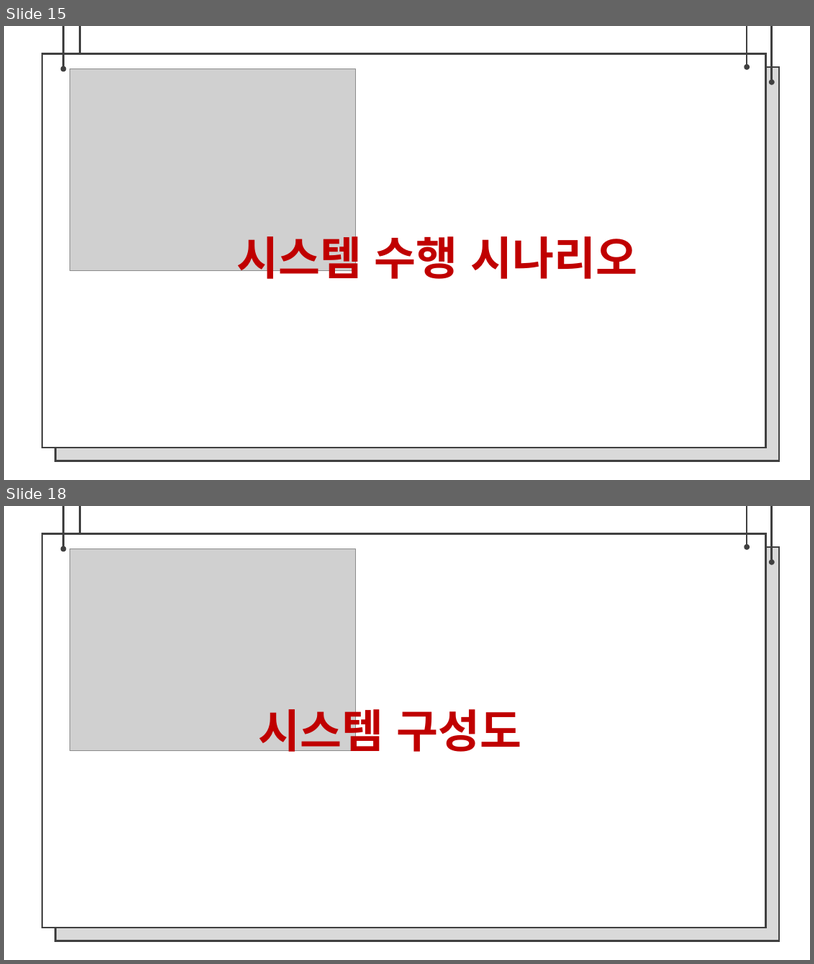
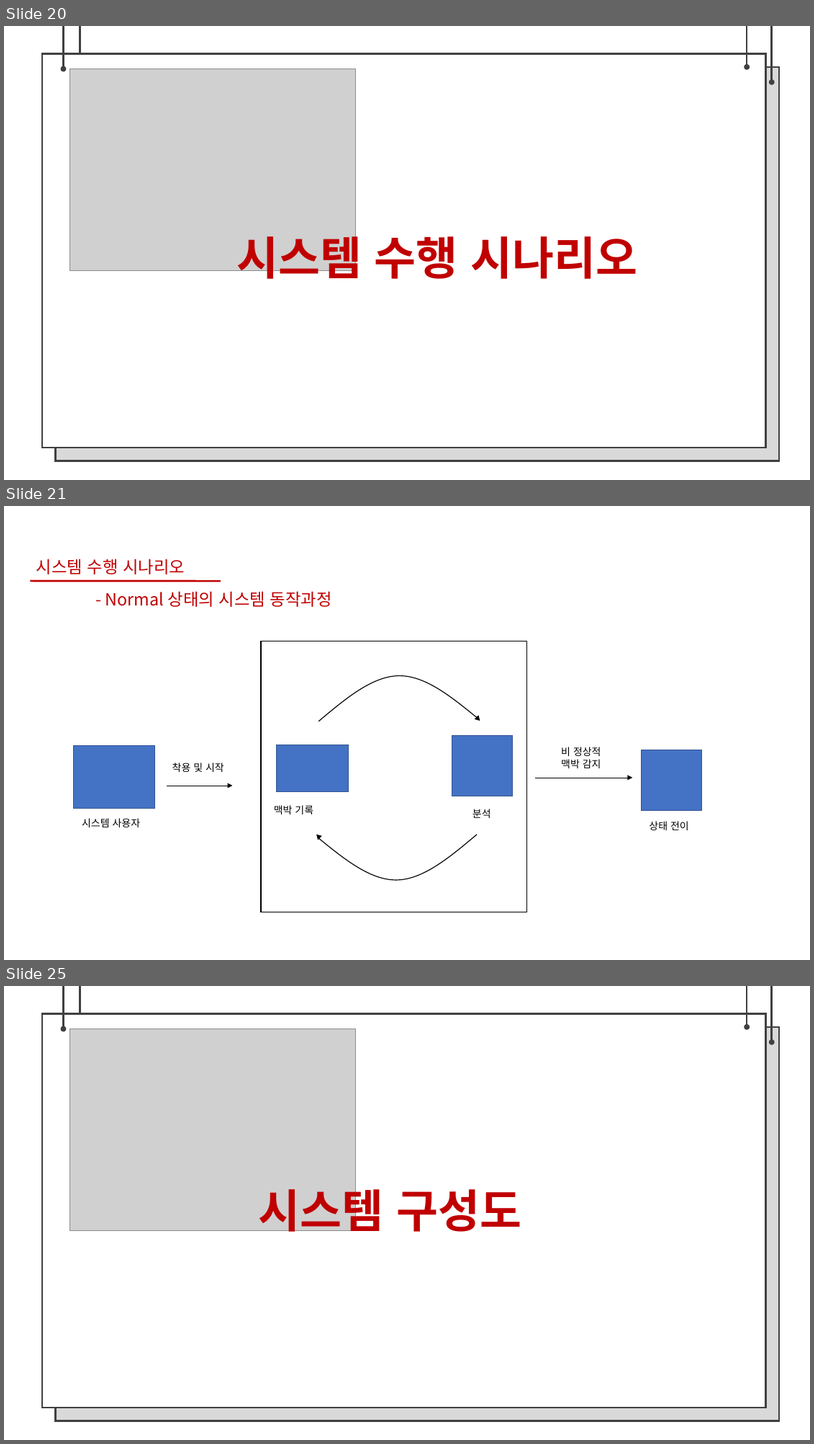
Before and after one commit to bajahoe/gitchana, a slide deck: 제안서 팀장 조동윤, 팀원 임종운.pptx. Shown one above the other, each under a label of ours: slides 15 and 18 before the commit, slides 20, 21 and 25 after it; the slides between them are not shown. The pictures are 814x964 and 814x1444 pixels, drawn with LibreOffice and Linux fonts; fonts in the diff are those of the drawing; grey boxes stand for pictures; background and template pictures are left out. Boxes give left, top, right and bottom in pixels: in the first picture for what was removed or moved away, otherwise in the second. Text is boxed around its words. In the diff, an @@ line names an element or a change of style, - is before the commit and + after.

Commit message:
ppt 내용 세부 수정
상태별 시나리오, 구성도 변경, 상태별 설명 추가

```diff
--- a/제안서 팀장 조동윤, 팀원 임종운.pptx
+++ b/제안서 팀장 조동윤, 팀원 임종운.pptx
@@ slide 21 added at bbox=[4, 506, 810, 960], background #FFFFFF @@
@@ text added at bbox=[36, 559, 185, 574], 20 pt, text #C00000 @@
+시스템 수행 시나리오
@@ line added from (30, 581) to (221, 581), #C00000 2.25 pt @@
@@ text added at bbox=[106, 591, 332, 607], 20 pt, text #C00000 @@
+- Normal 상태의 시스템 동작과정
@@ rectangle added at bbox=[261, 641, 527, 912], outline #000000 1 pt @@
@@ freeform shape added at bbox=[319, 676, 477, 721], outline #000000 1 pt @@
@@ triangle added at bbox=[476, 716, 481, 720], fill #000000, outline #000000 1 pt @@
@@ rectangle added at bbox=[453, 735, 513, 795], fill #4472C4, outline #325491 1 pt @@
@@ rectangle added at bbox=[74, 746, 154, 808], fill #4472C4, outline #325491 1 pt @@
@@ text added at bbox=[172, 762, 224, 772], 12 pt, text #000000 @@
+착용 및 시작
@@ rectangle added at bbox=[277, 745, 349, 792], fill #4472C4, outline #325491 1 pt @@
@@ text added at bbox=[561, 746, 602, 768], 12 pt, text #000000 @@
+비 정상적
+맥박 감지
@@ rectangle added at bbox=[642, 750, 702, 811], fill #4472C4, outline #325491 1 pt @@
@@ arrow added from (167, 785) to (233, 785), #000000 0.5 pt @@
@@ arrow added from (535, 777) to (633, 777), #000000 0.5 pt @@
@@ text added at bbox=[274, 805, 314, 814], 12 pt, text #000000 @@
+맥박 기록
@@ text added at bbox=[82, 818, 141, 827], 12 pt, text #000000 @@
+시스템 사용자
@@ text added at bbox=[473, 808, 491, 818], 12 pt, text #000000 @@
+분석
@@ text added at bbox=[649, 821, 689, 830], 12 pt, text #000000 @@
+상태 전이
@@ triangle added at bbox=[316, 834, 322, 839], fill #000000, outline #000000 1 pt @@
@@ freeform shape added at bbox=[319, 834, 477, 880], outline #000000 1 pt @@
@@ what was slide 15 is now slide 20 @@
@@ what was slide 18 is now slide 25 @@
```
Also in this commit, not shown: 4 slides changed, 9 other slides added.
